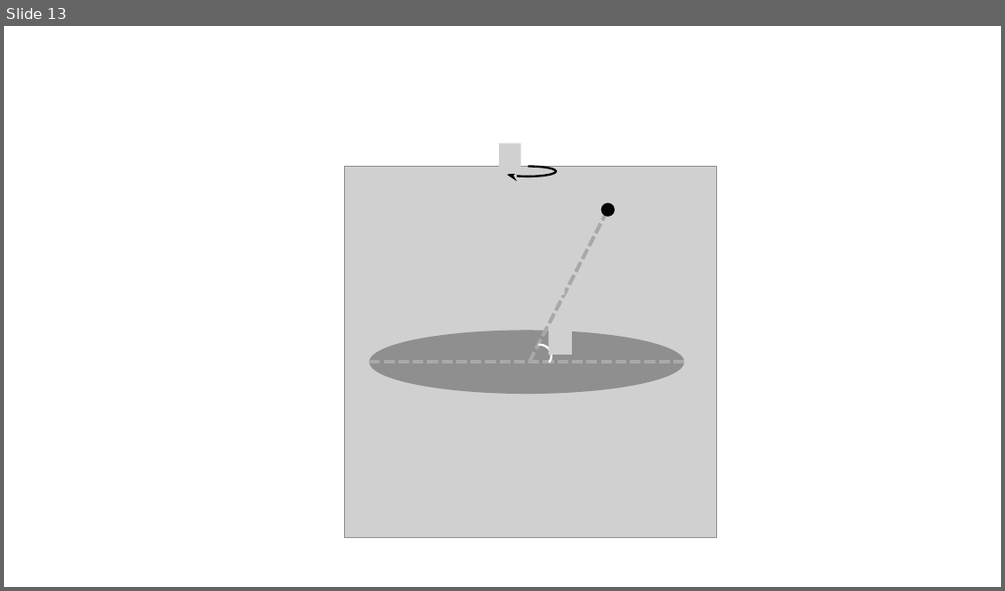
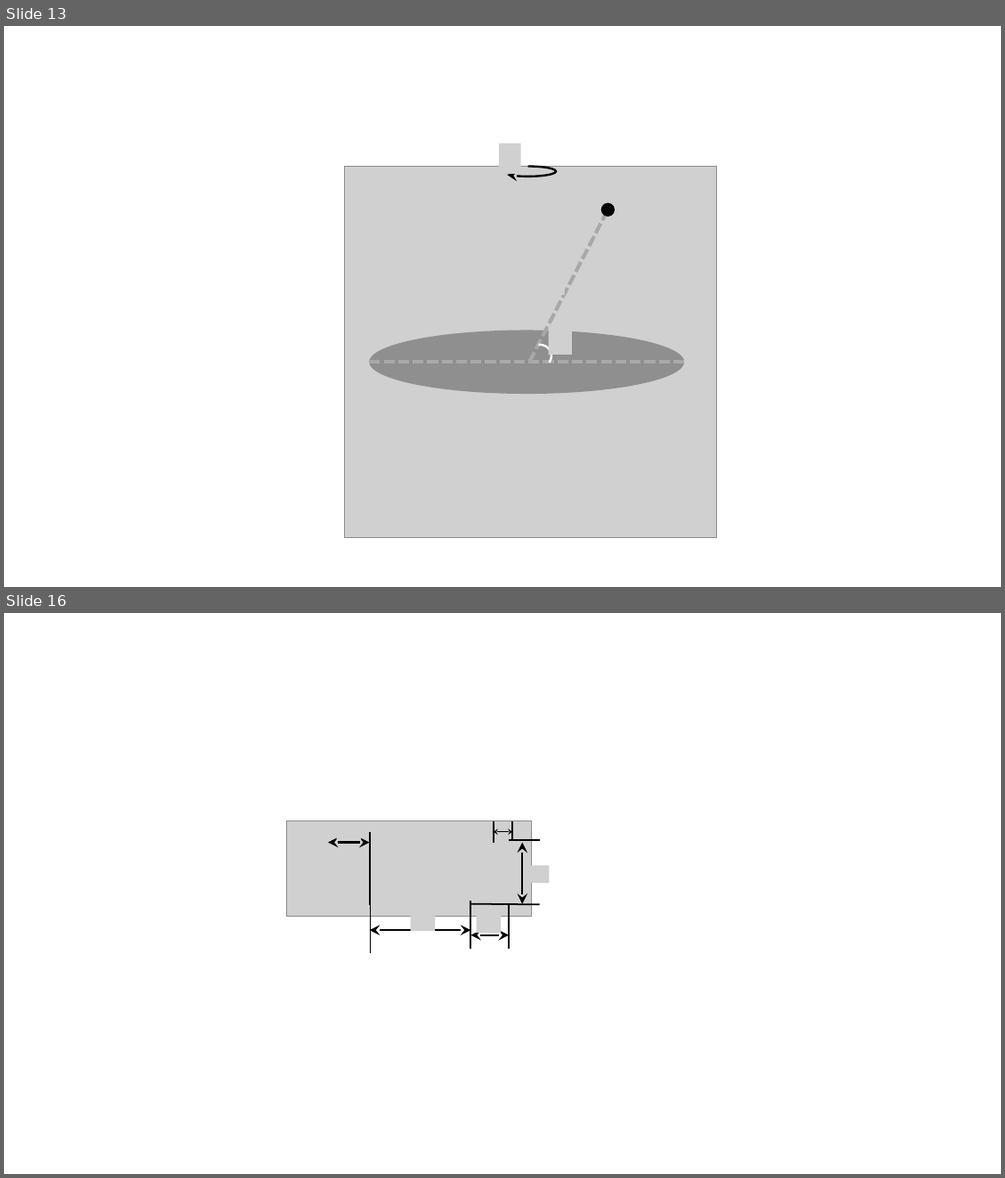
Before and after one commit to savchenko-physics/savchenko-physics.github.io, a slide deck: volunteer/Drawings.pptx. Shown one above the other, each under a label of ours: slide 13 before the commit, slides 13 and 16 after it; the slides between them are not shown. The pictures are 1005x591 and 1005x1178 pixels, drawn with LibreOffice and Linux fonts; fonts in the diff are those of the drawing; grey boxes stand for pictures; background and template pictures are left out. Boxes give left, top, right and bottom in pixels: in the first picture for what was removed or moved away, otherwise in the second. Text is boxed around its words. In the diff, an @@ line names an element or a change of style, - is before the commit and + after.

```diff
--- a/volunteer/Drawings.pptx
+++ b/volunteer/Drawings.pptx
@@ slide 16 added at (4, 613, 1001, 1174), background #FFFFFF @@
@@ picture added at (286, 821, 531, 916) @@
@@ picture added at (337, 823, 362, 841) @@
@@ line added from (494, 843) to (494, 821), #000000 1.5 pt @@
@@ line added from (512, 840) to (512, 821), #000000 1.5 pt @@
@@ double arrow added from (370, 843) to (328, 843), #000000 2 pt @@
@@ line added from (370, 905) to (370, 832), #000000 1.5 pt @@
@@ double arrow added from (512, 831) to (494, 831), #000000 0.75 pt @@
@@ line added from (540, 840) to (509, 840), #000000 1.5 pt @@
@@ double arrow added from (522, 904) to (522, 843), #000000 2 pt @@
@@ picture added at (525, 866, 550, 884) @@
@@ line added from (371, 952) to (371, 904), #000000 1.5 pt @@
@@ line added from (470, 949) to (470, 900), #000000 1.5 pt @@
@@ line added from (540, 905) to (470, 904), #000000 1.5 pt @@
@@ line added from (509, 949) to (509, 904), #000000 1.5 pt @@
@@ double arrow added from (470, 930) to (370, 930), #000000 2 pt @@
@@ picture added at (411, 913, 436, 931) @@
@@ picture added at (477, 915, 502, 933) @@
@@ double arrow added from (509, 935) to (470, 935), #000000 2 pt @@
```
Also in this commit, not shown: 2 other slides added, 12 other files.
